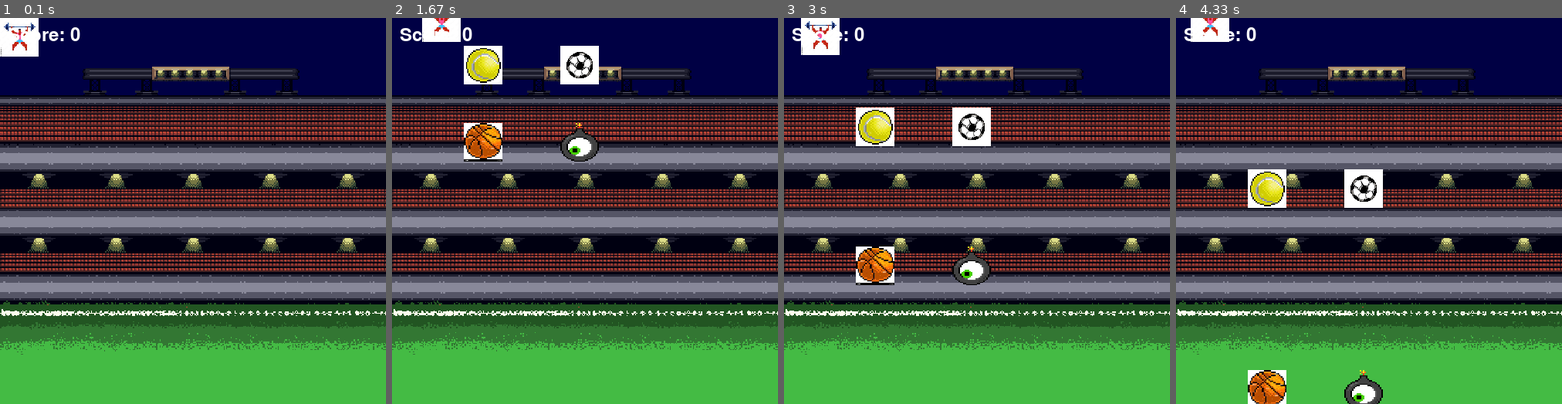
Above: before the commit, frames 1-4 (left to right).
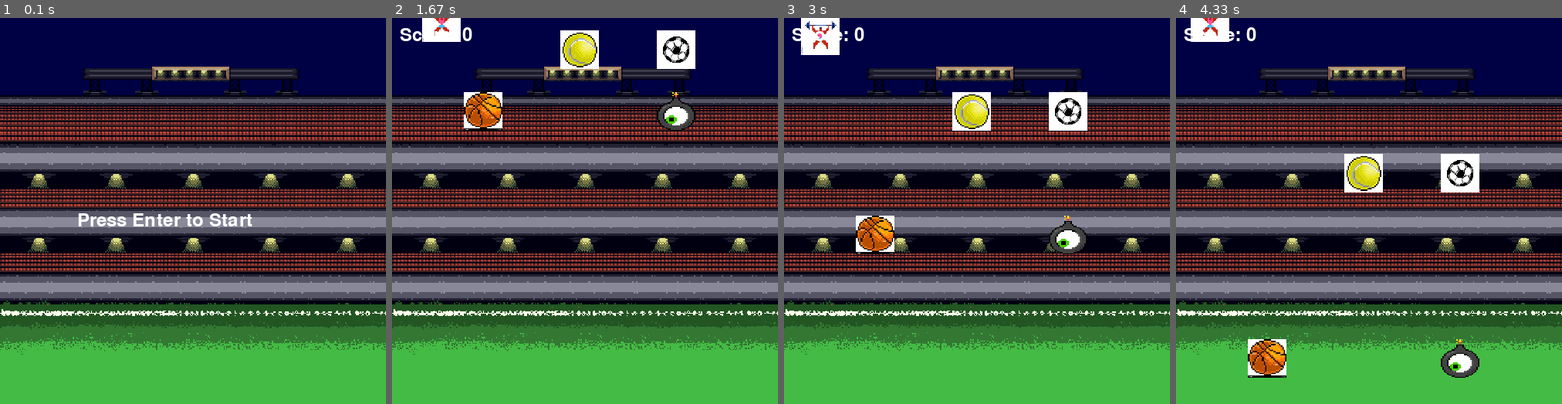
Above: after the commit, the same moments.

Repository: astevens246/pygame-tutorial
Game: pygame game, started from main.py
Same seed, same stepped clock (60 frames per second), same inputs: the game is played once before the commit and once after it.
Inputs:
- Up to frame 1 (0.1 s): no input
- Up to frame 2 (1.67 s): tap Enter at 0.33 s; hold Right 0.67-1.13 s; hold Up 1.17-1.47 s; hold Right from 1.5 s (still down)
- Up to frame 3 (3 s): release Right at 1.97 s; hold Left 2-2.53 s; hold Down 2.57-2.87 s; tap Enter at 2.9 s
- Up to frame 4 (4.33 s): hold Left 3.23-3.63 s; hold Up 3.67-4.03 s; hold Right from 4.07 s (still down)

The runs differ from the first frame. In frame 1, 1.9% of the frame differs, in the area x 0-66%, y 0-54%; in frame 2, 6.1%, in the area x 18-79%, y 3-38%; in frame 3, 6.0%; in frame 4, 6.0%.

Commit message:
created ready state of game

Diff:
--- a/ball.py
+++ b/ball.py
@@ -2,7 +2,7 @@
 from random import randint, choice
 import random
 import pygame
-from gameobject import GameObject  # Update this import statement
+from gameobject import GameObject
 from constants import lanes
 
 class Ball(GameObject):
@@ -10,7 +10,8 @@
         super(Ball, self).__init__(0, -64, f'{ball_type}.png', 50, 50)
         self.dx = 0
         self.dy = randint(1, 2)
-        self.ball_type = ball_type  # Add ball_type attribute
+        self.ball_type = ball_type
+
         self.reset()
 
     def move(self):
@@ -22,10 +23,14 @@
         self.rect.x = random.choice(lanes)
         self.rect.y = -64
         self.dy = randint(1, 2)
-        # Return different values based on ball type
         if self.ball_type == 'bomb_ball':
-            return 0  # Reset the score to 0 on bomb collision
+            return 0
         else:
             return 100
+
     def render(self, screen):
         super(Ball, self).render(screen)
+
+    def get_radius(self):
+        # Return the radius of the circular hitbox
+        return self.rect.width // 2
--- a/main.py
+++ b/main.py
@@ -1,4 +1,3 @@
-# main.py
 import pygame
 from constants import SCREEN_WIDTH, SCREEN_HEIGHT
 from gameobject import GameObject
@@ -26,8 +25,7 @@
 soccer_ball = Ball('soccer_ball')
 basketball = Ball('basketball')
 tennis_ball = Ball('tennis_ball')
-bomb_ball = Ball('bomb_ball')  # Add this line
-
+bomb_ball = Ball('bomb_ball')
 
 # Add sprites to groups
 all_sprites.add(player, soccer_ball, basketball, tennis_ball, bomb_ball)
@@ -45,60 +43,72 @@
 # Initialize score
 score = 0
 
+# Define game states
+READY_STATE = 'ready'
+PLAYING_STATE = 'playing'
+GAME_OVER_STATE = 'game_over'
+
+# Set initial game state
+game_state = READY_STATE
 # Create the game loop
 running = True
 while running:
-    # Look at events
     for event in pygame.event.get():
         if event.type == pygame.QUIT:
             running = False
         elif event.type == pygame.KEYDOWN:
             if event.key == pygame.K_ESCAPE:
                 running = False
-            elif event.key == pygame.K_LEFT:
-                player.left()
-            elif event.key == pygame.K_RIGHT:
-                player.right()
-            elif event.key == pygame.K_UP:
-                player.up()
-            elif event.key == pygame.K_DOWN:
-                player.down()
+            elif event.key == pygame.K_RETURN:
+                if game_state == READY_STATE:
+                    game_state = PLAYING_STATE
+                    score = 0
+                    player.reset()
+                    for sprite in all_sprites:
+                        sprite.reset()
+                elif game_state == GAME_OVER_STATE:
+                    game_state = READY_STATE
 
-    # Clear screen with scaled background image
+            # Handle arrow key events only when in the playing state
+            elif game_state == PLAYING_STATE:
+                if event.key == pygame.K_LEFT:
+                    player.left()
+                elif event.key == pygame.K_RIGHT:
+                    player.right()
+                elif event.key == pygame.K_UP:
+                    player.up()
+                elif event.key == pygame.K_DOWN:
+                    player.down()
+
     screen.blit(background_image, background_rect)
 
-    # Update all sprites
-    all_sprites.update()
-    balls_group.update()
-    player_group.update()
+    if game_state == READY_STATE:
+        ready_text = font.render("Press Enter to Start", True, (255, 255, 255))
+        screen.blit(ready_text, (SCREEN_WIDTH // 2 - 150, SCREEN_HEIGHT // 2))
+    elif game_state == PLAYING_STATE:
+        all_sprites.update()
+        balls_group.update()
+        player_group.update()
+        ball_collisions = pygame.sprite.spritecollide(player, balls_group, dokill=True)
+        for ball in ball_collisions:
+            if ball.ball_type == 'bomb_ball':
+                game_state = GAME_OVER_STATE
+                player.reset()
+                for sprite in all_sprites:
+                    sprite.reset()
+                score = 0
+            else:
+                score += ball.reset()
+        for sprite in all_sprites:
+            sprite.move()
+            sprite.render(screen)
+        score_text = font.render(f"Score: {score}", True, (255, 255, 255))
+        screen.blit(score_text, (10, 10))
+    elif game_state == GAME_OVER_STATE:
+        game_over_text = font.render("Game Over. Press Enter to Restart", True, (255, 255, 255))
+        screen.blit(game_over_text, (SCREEN_WIDTH // 2 - 200, SCREEN_HEIGHT // 2))
 
-    # Check for collisions with balls
-    ball_collisions = pygame.sprite.spritecollide(player, balls_group, dokill=True)
-
-    # Handle ball collisions and update score
-    for ball in ball_collisions:
-        if ball.ball_type == 'bomb_ball':
-            # Reset the game on bomb collision
-            player.reset()
-            for sprite in all_sprites:
-                sprite.reset()
-            score = 0
-        else:
-            # Increment score on other ball collisions
-            score += ball.reset()
-
-    # Move and draw sprites
-    for sprite in all_sprites:
-        sprite.move()
-        sprite.render(screen)
-
-    # Draw the score text
-    score_text = font.render(f"Score: {score}", True, (255, 255, 255))
-    screen.blit(score_text, (10, 10))
-
-    # Update the window
     pygame.display.flip()
     clock.tick(60)
 
-# Quit pygame when the loop exits
 pygame.quit()
--- a/player.py
+++ b/player.py
@@ -1,3 +1,4 @@
+# player.py
 import pygame
 from gameobject import GameObject
 
@@ -9,7 +10,7 @@
         self.reset()
 
     def left(self):
-        self.dx -= 20  # Increase the increment
+        self.dx -= 20
 
     def right(self):
         self.dx += 20
@@ -36,3 +37,7 @@
 
     def render(self, screen):
         screen.blit(self.image, self.rect.topleft)
+
+    def get_radius(self):
+        # Return the radius of the circular hitbox
+        return self.rect.width // 2
